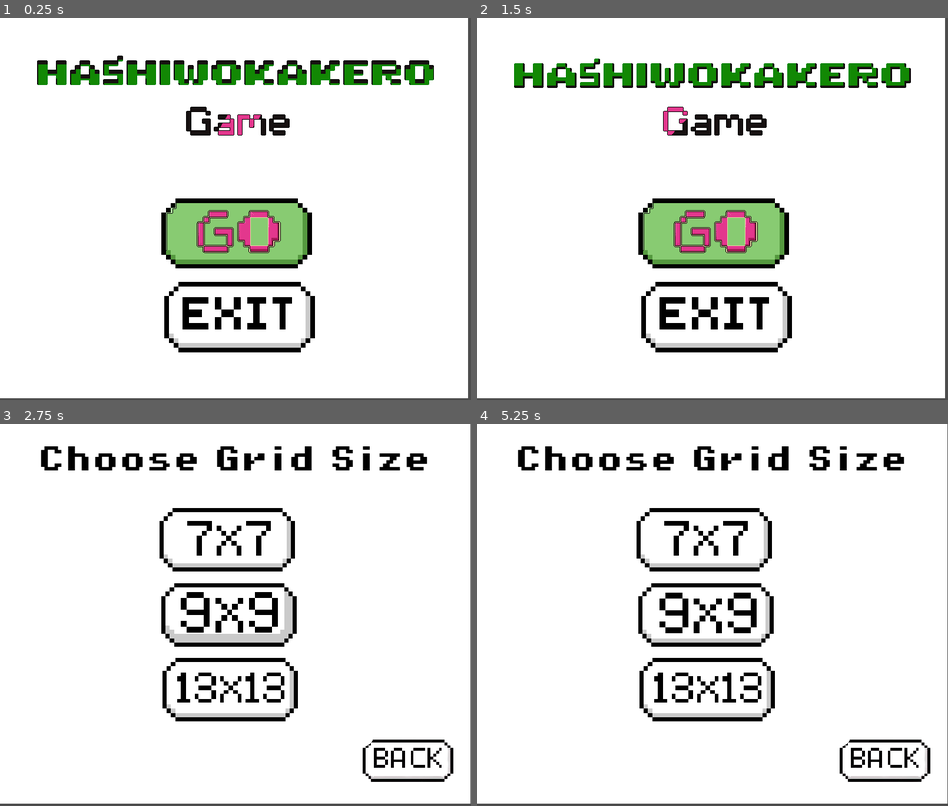
Above: before the commit, frames 1-4 (two rows, left to right).
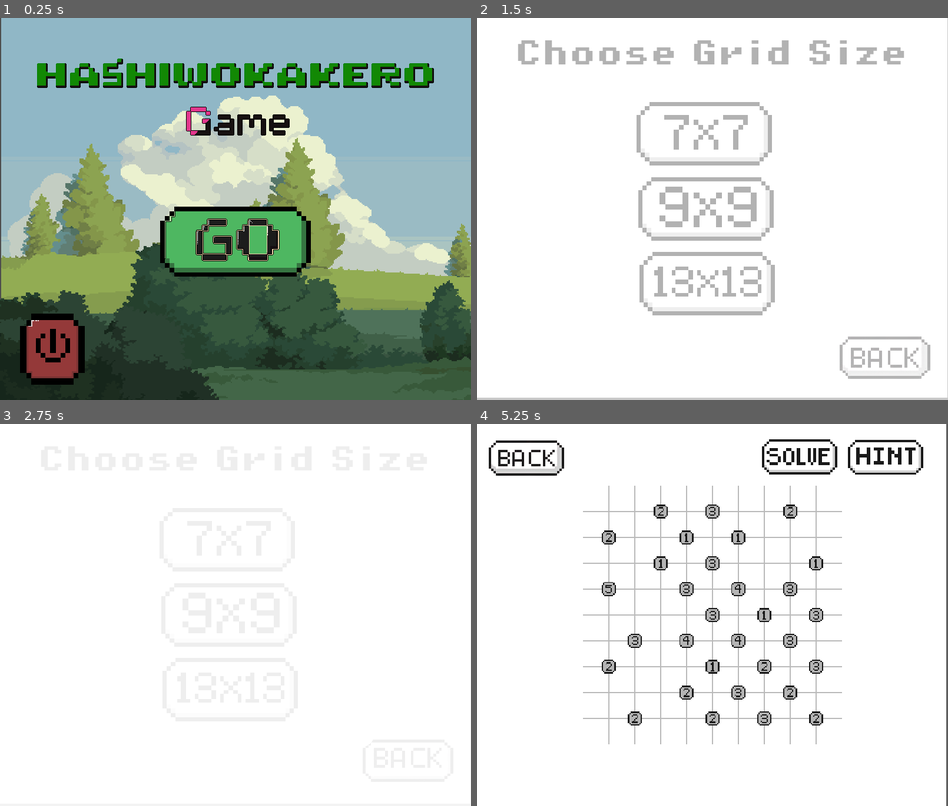
Above: after the commit, the same moments.

Repository: PooOrmond/hashiwokakero-game
Game: Godot game, scene res://scenes/main_menu.tscn
The game is run twice, just before and just after one commit, with the same random seed, the same clock (stepped at 60 frames per second) and the same inputs.
Inputs (mouse positions are in pixels of both pictures, inside the frame that each line leads up to; where the layout moved, square brackets give the same spot in the first picture):
- Up to frame 1 (0.25 s): no input
- Up to frame 2 (1.5 s): click (712, 243) [712, 231] at 0.5 s; click (886, 357) at 1.25 s
- Up to frame 3 (2.75 s): click (235, 649) [235, 637] at 2 s
- Up to frame 4 (5.25 s): click (703, 538) at 2.75 s; click (524, 458) at 3.5 s; click (707, 615) at 4.25 s; click (524, 458) at 5 s

The runs differ from the first frame. In frame 1, 97% of the frame differs, in the area x 0-100%, y 0-100%; in frame 2, 18%; in frame 3, 9.2%; in frame 4, 15%.

Commit message:
init
geh change nako ang style sa main menu, ug nag butang kog transition if e click ang go ug back button

Diff:
--- a/project.godot
+++ b/project.godot
@@ -21,6 +21,7 @@
 [autoload]
 
 Music="*res://scenes/music.tscn"
+SceneTransition="*res://scenes/scene_transition.tscn"
 
 [display]
 
--- a/scenes/main_menu.tscn
+++ b/scenes/main_menu.tscn
@@ -1,14 +1,12 @@
-[gd_scene load_steps=31 format=3 uid="uid://bn7ogxdhuxjnk"]
-
-[ext_resource type="Texture2D" uid="uid://bwb8ybxwy10aa" path="res://assets/animation/title/frame_0001.png" id="1_8ln24"]
+[gd_scene load_steps=28 format=3 uid="uid://bn7ogxdhuxjnk"]
+
 [ext_resource type="Script" uid="uid://ctonvtmcl34jn" path="res://scripts/main_menu.gd" id="1_oa1go"]
-[ext_resource type="Texture2D" uid="uid://bshu4iuw8o5ig" path="res://assets/animation/title/frame_0002.png" id="2_rtw2f"]
-[ext_resource type="Texture2D" uid="uid://dvepq58qr7d66" path="res://assets/animation/title/frame_0003.png" id="3_oa1go"]
-[ext_resource type="Texture2D" uid="uid://ckqse08kxorj7" path="res://assets/animation/title/frame_0004.png" id="4_tbmy8"]
-[ext_resource type="Texture2D" uid="uid://bjqwldqwv8j16" path="res://assets/animation/title/frame_0005.png" id="5_jk1qb"]
+[ext_resource type="Texture2D" uid="uid://c6q53hbadsdhn" path="res://assets/animation/background/nature_4/1.png" id="2_gw5y6"]
+[ext_resource type="Texture2D" uid="uid://dyimwhkjfv70o" path="res://assets/animation/background/nature_4/4.png" id="3_svtp6"]
+[ext_resource type="Texture2D" uid="uid://cfjg6er43b6qt" path="res://assets/animation/background/nature_4/3.png" id="4_7b55j"]
+[ext_resource type="Texture2D" uid="uid://bofb6w4p78k0u" path="res://assets/animation/background/nature_4/2.png" id="5_5pajh"]
 [ext_resource type="Texture2D" uid="uid://h8yp0qsv1gln" path="res://assets/animation/title/new-title-animation/title-animation - 1.png" id="7_hstxw"]
 [ext_resource type="Texture2D" uid="uid://dxxod8xp2avt2" path="res://assets/animation/title/new-title-animation/title-animation - 2.png" id="8_8egab"]
-[ext_resource type="Texture2D" uid="uid://ga48bqc4kllg" path="res://assets/buttons/go.png" id="8_jk1qb"]
 [ext_resource type="Texture2D" uid="uid://dv1i5liwysj0f" path="res://assets/animation/title/new-title-animation/title-animation - 3.png" id="9_gw5y6"]
 [ext_resource type="Texture2D" uid="uid://dmoa1l5wesx5k" path="res://assets/buttons/exit.png" id="9_jk1qb"]
 [ext_resource type="AudioStream" uid="uid://csjm46gsdq2em" path="res://music/button-sound.mp3" id="10_lgwnu"]
@@ -17,31 +15,118 @@
 [ext_resource type="Texture2D" uid="uid://bolll0swjco7l" path="res://assets/animation/title/new-title-animation/title-animation - 6.png" id="12_qywvv"]
 [ext_resource type="Texture2D" uid="uid://2nueym37vwrx" path="res://assets/animation/title/new-title-animation/title-animation - 7.png" id="13_3wgol"]
 [ext_resource type="Texture2D" uid="uid://bro6rwtdba3eb" path="res://assets/animation/title/new-title-animation/title-animation - 8.png" id="14_1acrt"]
+[ext_resource type="Texture2D" uid="uid://ddje8ndismyjx" path="res://assets/buttons/Go-button.png" id="15_j7ex8"]
 [ext_resource type="Texture2D" uid="uid://dudhcdh2o5kj5" path="res://assets/animation/title/new-title-animation/title-animation - 9.png" id="15_vr8o3"]
-[ext_resource type="Texture2D" uid="uid://ddje8ndismyjx" path="res://assets/buttons/Go-button.png" id="17_1a85y"]
-
-[sub_resource type="SpriteFrames" id="SpriteFrames_5dd4i"]
-animations = [{
-"frames": [{
-"duration": 2.0,
-"texture": ExtResource("1_8ln24")
-}, {
-"duration": 1.0,
-"texture": ExtResource("2_rtw2f")
-}, {
-"duration": 1.0,
-"texture": ExtResource("3_oa1go")
-}, {
-"duration": 1.0,
-"texture": ExtResource("4_tbmy8")
-}, {
-"duration": 1.0,
-"texture": ExtResource("5_jk1qb")
-}],
-"loop": true,
-"name": &"title",
-"speed": 10.0
-}]
+
+[sub_resource type="Animation" id="Animation_j7ex8"]
+resource_name = "background animation"
+loop_mode = 1
+step = 0.016666668
+tracks/0/type = "value"
+tracks/0/imported = false
+tracks/0/enabled = true
+tracks/0/path = NodePath("bush:position")
+tracks/0/interp = 1
+tracks/0/loop_wrap = false
+tracks/0/keys = {
+"times": PackedFloat32Array(0, 0.33333334, 0.6666667),
+"transitions": PackedFloat32Array(1, 1, 1),
+"update": 0,
+"values": [Vector2(698.5, 327), Vector2(105.50006, 327.00003), Vector2(-693.49994, 327)]
+}
+tracks/1/type = "value"
+tracks/1/imported = false
+tracks/1/enabled = true
+tracks/1/path = NodePath("trees:position")
+tracks/1/interp = 1
+tracks/1/loop_wrap = true
+tracks/1/keys = {
+"times": PackedFloat32Array(0, 1),
+"transitions": PackedFloat32Array(1, 1),
+"update": 0,
+"values": [Vector2(702, 325.5), Vector2(108.00006, 325.5)]
+}
+tracks/2/type = "value"
+tracks/2/imported = false
+tracks/2/enabled = true
+tracks/2/path = NodePath("cloud:position")
+tracks/2/interp = 1
+tracks/2/loop_wrap = true
+tracks/2/keys = {
+"times": PackedFloat32Array(0, 1),
+"transitions": PackedFloat32Array(1, 1),
+"update": 0,
+"values": [Vector2(701.5, 332.5), Vector2(539.5, 332.5)]
+}
+tracks/3/type = "value"
+tracks/3/imported = false
+tracks/3/enabled = true
+tracks/3/path = NodePath("bush2:position")
+tracks/3/interp = 1
+tracks/3/loop_wrap = false
+tracks/3/keys = {
+"times": PackedFloat32Array(0, 0.33333334, 0.6666667, 1),
+"transitions": PackedFloat32Array(1, 1, 1, 1),
+"update": 0,
+"values": [Vector2(2222.6987, 328.50003), Vector2(1628.052, 328.50003), Vector2(833.5562, 328.50003), Vector2(-24.443787, 328.50003)]
+}
+
+[sub_resource type="Animation" id="Animation_a8gd2"]
+length = 0.001
+tracks/0/type = "value"
+tracks/0/imported = false
+tracks/0/enabled = true
+tracks/0/path = NodePath("bush:position")
+tracks/0/interp = 1
+tracks/0/loop_wrap = true
+tracks/0/keys = {
+"times": PackedFloat32Array(0),
+"transitions": PackedFloat32Array(1),
+"update": 0,
+"values": [Vector2(698.5, 327)]
+}
+tracks/1/type = "value"
+tracks/1/imported = false
+tracks/1/enabled = true
+tracks/1/path = NodePath("trees:position")
+tracks/1/interp = 1
+tracks/1/loop_wrap = true
+tracks/1/keys = {
+"times": PackedFloat32Array(0),
+"transitions": PackedFloat32Array(1),
+"update": 0,
+"values": [Vector2(702, 325.5)]
+}
+tracks/2/type = "value"
+tracks/2/imported = false
+tracks/2/enabled = true
+tracks/2/path = NodePath("cloud:position")
+tracks/2/interp = 1
+tracks/2/loop_wrap = true
+tracks/2/keys = {
+"times": PackedFloat32Array(0),
+"transitions": PackedFloat32Array(1),
+"update": 0,
+"values": [Vector2(701.5, 332.5)]
+}
+tracks/3/type = "value"
+tracks/3/imported = false
+tracks/3/enabled = true
+tracks/3/path = NodePath("bush2:position")
+tracks/3/interp = 1
+tracks/3/loop_wrap = true
+tracks/3/keys = {
+"times": PackedFloat32Array(0),
+"transitions": PackedFloat32Array(1),
+"update": 0,
+"values": [Vector2(1631.5562, 328.50003)]
+}
+
+[sub_resource type="AnimationLibrary" id="AnimationLibrary_hstxw"]
+_data = {
+&"RESET": SubResource("Animation_a8gd2"),
+&"background animation": SubResource("Animation_j7ex8")
+}
 
 [sub_resource type="SpriteFrames" id="SpriteFrames_hl5e0"]
 animations = [{
@@ -78,41 +163,29 @@
 "speed": 9.0
 }]
 
-[sub_resource type="AtlasTexture" id="AtlasTexture_tbmy8"]
-atlas = ExtResource("8_jk1qb")
-region = Rect2(0, 0, 255.859, 124)
-
-[sub_resource type="AtlasTexture" id="AtlasTexture_jk1qb"]
-atlas = ExtResource("8_jk1qb")
-region = Rect2(0.12200928, 267.66193, 256.07178, 116.29901)
-
-[sub_resource type="AtlasTexture" id="AtlasTexture_5dd4i"]
-atlas = ExtResource("8_jk1qb")
-region = Rect2(-0.100883484, 134.60185, 255.84363, 124.80553)
-
 [sub_resource type="AtlasTexture" id="AtlasTexture_engjn"]
-atlas = ExtResource("17_1a85y")
+atlas = ExtResource("15_j7ex8")
 region = Rect2(0, 0, 256, 119.87453)
 
 [sub_resource type="AtlasTexture" id="AtlasTexture_6h3lr"]
-atlas = ExtResource("17_1a85y")
+atlas = ExtResource("15_j7ex8")
 region = Rect2(0, 270.86026, 256, 113.13974)
 
 [sub_resource type="AtlasTexture" id="AtlasTexture_dj67d"]
-atlas = ExtResource("17_1a85y")
+atlas = ExtResource("15_j7ex8")
 region = Rect2(0, 136.1442, 256, 120.680084)
 
 [sub_resource type="AtlasTexture" id="AtlasTexture_lgwnu"]
 atlas = ExtResource("9_jk1qb")
-region = Rect2(0, 0, 256, 120.946)
+region = Rect2(0, 0, 137.2226, 151.45671)
 
 [sub_resource type="AtlasTexture" id="AtlasTexture_flqon"]
 atlas = ExtResource("9_jk1qb")
-region = Rect2(0, 270.70825, 256, 113.29175)
+region = Rect2(0, 327.3509, 138.79031, 136.36377)
 
 [sub_resource type="AtlasTexture" id="AtlasTexture_rcqid"]
 atlas = ExtResource("9_jk1qb")
-region = Rect2(0, 131.9799, 256, 125.170456)
+region = Rect2(0, 162.32236, 139.00032, 154.01968)
 
 [node name="main-menu" type="Control"]
 layout_mode = 3
@@ -121,45 +194,58 @@
 offset_bottom = 57.0
 script = ExtResource("1_oa1go")
 
-[node name="background_color" type="ColorRect" parent="."]
-layout_mode = 0
-offset_right = 795.0
-offset_bottom = 647.0
-
-[node name="Title_animation" type="AnimatedSprite2D" parent="."]
-visible = false
-position = Vector2(397.5, 164)
-scale = Vector2(1.325, 1.2133334)
-sprite_frames = SubResource("SpriteFrames_5dd4i")
-animation = &"title"
-autoplay = "title"
-frame = 1
-frame_progress = 0.783316
+[node name="background" type="Node" parent="."]
+
+[node name="sky" type="Sprite2D" parent="background"]
+z_index = -20
+position = Vector2(404.5, 325.5)
+scale = Vector2(1.3975694, 2.0339506)
+texture = ExtResource("2_gw5y6")
+
+[node name="bush2" type="Sprite2D" parent="background"]
+z_index = -1
+position = Vector2(1631.5562, 328.50003)
+scale = Vector2(2.8730693, 2.0092592)
+texture = ExtResource("3_svtp6")
+
+[node name="bush" type="Sprite2D" parent="background"]
+z_index = -1
+position = Vector2(698.5, 327)
+scale = Vector2(2.4184027, 2.0246913)
+texture = ExtResource("3_svtp6")
+
+[node name="trees" type="Sprite2D" parent="background"]
+z_index = -2
+position = Vector2(702, 325.5)
+scale = Vector2(2.4270833, 2.021605)
+texture = ExtResource("4_7b55j")
+
+[node name="cloud" type="Sprite2D" parent="background"]
+z_index = -3
+position = Vector2(701.5, 332.5)
+scale = Vector2(2.421875, 2.0277777)
+texture = ExtResource("5_5pajh")
+
+[node name="AnimationPlayer" type="AnimationPlayer" parent="background"]
+libraries = {
+&"": SubResource("AnimationLibrary_hstxw")
+}
+autoplay = "background animation"
+speed_scale = 0.01
 
 [node name="new-title-animation" type="AnimatedSprite2D" parent="."]
 position = Vector2(399, 122)
 sprite_frames = SubResource("SpriteFrames_hl5e0")
 autoplay = "default"
-frame = 8
-frame_progress = 1.0
-
-[node name="TextureButton" type="TextureButton" parent="."]
-visible = false
-layout_mode = 0
-offset_left = 276.0
-offset_top = 306.0
-offset_right = 531.0
-offset_bottom = 430.0
-texture_normal = SubResource("AtlasTexture_tbmy8")
-texture_pressed = SubResource("AtlasTexture_jk1qb")
-texture_hover = SubResource("AtlasTexture_5dd4i")
+frame = 6
+frame_progress = 0.907883
 
 [node name="go-button" type="TextureButton" parent="."]
 layout_mode = 0
-offset_left = 274.0
-offset_top = 307.0
-offset_right = 530.0
-offset_bottom = 426.0
+offset_left = 272.0
+offset_top = 321.0
+offset_right = 528.0
+offset_bottom = 440.0
 texture_normal = SubResource("AtlasTexture_engjn")
 texture_pressed = SubResource("AtlasTexture_6h3lr")
 texture_hover = SubResource("AtlasTexture_dj67d")
@@ -170,14 +256,14 @@
 
 [node name="exit" type="TextureButton" parent="."]
 layout_mode = 0
-offset_left = 279.0
-offset_top = 449.0
-offset_right = 535.0
-offset_bottom = 569.0
+offset_left = 34.00003
+offset_top = 503.0
+offset_right = 171.00003
+offset_bottom = 654.0
+scale = Vector2(0.8, 0.8)
 texture_normal = SubResource("AtlasTexture_lgwnu")
 texture_pressed = SubResource("AtlasTexture_flqon")
 texture_hover = SubResource("AtlasTexture_rcqid")
 
-[connection signal="pressed" from="TextureButton" to="." method="_on_texture_button_pressed"]
 [connection signal="pressed" from="go-button" to="." method="_on_gobutton_pressed"]
 [connection signal="pressed" from="exit" to="." method="_on_exit_pressed"]
--- /dev/null
+++ b/scenes/scene_transition.tscn
@@ -0,0 +1,58 @@
+[gd_scene load_steps=5 format=3 uid="uid://brsxd0dpo8d36"]
+
+[ext_resource type="Script" uid="uid://c3hdheknt8qwl" path="res://scripts/scene_transition.gd" id="1_0wykx"]
+
+[sub_resource type="Animation" id="Animation_rujfs"]
+resource_name = "RESET"
+length = 0.01
+tracks/0/type = "value"
+tracks/0/imported = false
+tracks/0/enabled = true
+tracks/0/path = NodePath("dissolve_rect:modulate")
+tracks/0/interp = 1
+tracks/0/loop_wrap = true
+tracks/0/keys = {
+"times": PackedFloat32Array(0),
+"transitions": PackedFloat32Array(1),
+"update": 0,
+"values": [Color(1, 1, 1, 0)]
+}
+
+[sub_resource type="Animation" id="Animation_2sgj6"]
+resource_name = "dissolve"
+length = 0.5
+tracks/0/type = "value"
+tracks/0/imported = false
+tracks/0/enabled = true
+tracks/0/path = NodePath("dissolve_rect:modulate")
+tracks/0/interp = 1
+tracks/0/loop_wrap = true
+tracks/0/keys = {
+"times": PackedFloat32Array(0, 0.5),
+"transitions": PackedFloat32Array(1, 1),
+"update": 0,
+"values": [Color(1, 1, 1, 0), Color(1, 1, 1, 1)]
+}
+
+[sub_resource type="AnimationLibrary" id="AnimationLibrary_hgfgv"]
+_data = {
+&"RESET": SubResource("Animation_rujfs"),
+&"dissolve": SubResource("Animation_2sgj6")
+}
+
+[node name="scene-transition" type="CanvasLayer"]
+script = ExtResource("1_0wykx")
+
+[node name="dissolve_rect" type="ColorRect" parent="."]
+modulate = Color(1, 1, 1, 0)
+anchors_preset = 15
+anchor_right = 1.0
+anchor_bottom = 1.0
+grow_horizontal = 2
+grow_vertical = 2
+mouse_filter = 2
+
+[node name="AnimationPlayer" type="AnimationPlayer" parent="."]
+libraries = {
+&"": SubResource("AnimationLibrary_hgfgv")
+}
--- a/scripts/13x_13.gd
+++ b/scripts/13x_13.gd
@@ -555,7 +555,7 @@
 func _on_backbutton_pressed() -> void:
 	click.play()
 	await get_tree().create_timer(0.1).timeout
-	get_tree().change_scene_to_file("res://scenes/choose_grid_size.tscn")
+	SceneTransition.change_scene_to_file("res://scenes/choose_grid_size.tscn")
 
 func _on_hintbutton_pressed() -> void:
 	if puzzle_solved:
--- a/scripts/7x_7.gd
+++ b/scripts/7x_7.gd
@@ -547,7 +547,7 @@
 func _on_backbutton_pressed() -> void:
 	click.play()
 	await get_tree().create_timer(0.1).timeout
-	get_tree().change_scene_to_file("res://scenes/choose_grid_size.tscn")
+	SceneTransition.change_scene_to_file("res://scenes/choose_grid_size.tscn")
 
 func _on_hintbutton_pressed() -> void:
 	if puzzle_solved:
--- a/scripts/9x_9.gd
+++ b/scripts/9x_9.gd
@@ -555,7 +555,7 @@
 func _on_backbutton_pressed() -> void:
 	click.play()
 	await get_tree().create_timer(0.1).timeout
-	get_tree().change_scene_to_file("res://scenes/choose_grid_size.tscn")
+	SceneTransition.change_scene_to_file("res://scenes/choose_grid_size.tscn")
 
 func _on_hintbutton_pressed() -> void:
 	if puzzle_solved:
--- a/scripts/choose_grid_size.gd
+++ b/scripts/choose_grid_size.gd
@@ -5,19 +5,19 @@
 func _on_backbutton_pressed() -> void:
 	click.play()
 	await get_tree().create_timer(0.1).timeout
-	get_tree().change_scene_to_file("res://scenes/main_menu.tscn")
+	SceneTransition.change_scene_to_file("res://scenes/main_menu.tscn")
 
 func _on_x_7_button_pressed() -> void:
 	click.play()
 	await get_tree().create_timer(0.1).timeout
-	get_tree().change_scene_to_file("res://scenes/grids/7x_7.tscn")
+	SceneTransition.change_scene_to_file("res://scenes/grids/7x_7.tscn")
 
 func _on_x_10_button_pressed() -> void:
 	click.play()
 	await get_tree().create_timer(0.1).timeout
-	get_tree().change_scene_to_file("res://scenes/grids/9x_9.tscn")
+	SceneTransition.change_scene_to_file("res://scenes/grids/9x_9.tscn")
 
 func _on_x_15_button_pressed() -> void:
 	click.play()
 	await get_tree().create_timer(0.1).timeout
-	get_tree().change_scene_to_file("res://scenes/grids/13x_13.tscn")
+	SceneTransition.change_scene_to_file("res://scenes/grids/13x_13.tscn")
--- a/scripts/main_menu.gd
+++ b/scripts/main_menu.gd
@@ -1,11 +1,6 @@
 extends Control
 
 @onready var click: AudioStreamPlayer2D = $click
-
-func _on_texture_button_pressed():
-	click.play()
-	await get_tree().create_timer(0.1).timeout
-	get_tree().change_scene_to_file("res://scenes/choose_grid_size.tscn")
 
 func _on_exit_pressed() -> void:
 	click.play()
@@ -14,4 +9,4 @@
 func _on_gobutton_pressed() -> void:
 	click.play()
 	await get_tree().create_timer(0.1).timeout
-	get_tree().change_scene_to_file("res://scenes/choose_grid_size.tscn")
+	SceneTransition.change_scene_to_file("res://scenes/choose_grid_size.tscn")
--- /dev/null
+++ b/scripts/scene_transition.gd
@@ -0,0 +1,7 @@
+extends CanvasLayer
+
+func change_scene_to_file(target: String) -> void:
+	$AnimationPlayer.play("dissolve")
+	await $AnimationPlayer.animation_finished
+	get_tree().change_scene_to_file(target)
+	$AnimationPlayer.play_backwards("dissolve")
Not shown, added: assets/animation/background/License.txt
Binary file added: assets/animation/background/nature_1/1.png
Not shown, added: assets/animation/background/nature_1/1.png.import
Binary file added: assets/animation/background/nature_1/10.png
Not shown, added: assets/animation/background/nature_1/10.png.import
Binary file added: assets/animation/background/nature_1/2.png
Not shown, added: assets/animation/background/nature_1/2.png.import
Binary file added: assets/animation/background/nature_1/3.png
Not shown, added: assets/animation/background/nature_1/3.png.import
Binary file added: assets/animation/background/nature_1/5.png
Not shown, added: assets/animation/background/nature_1/5.png.import
Binary file added: assets/animation/background/nature_1/6.png
(and 86 more such lines)
